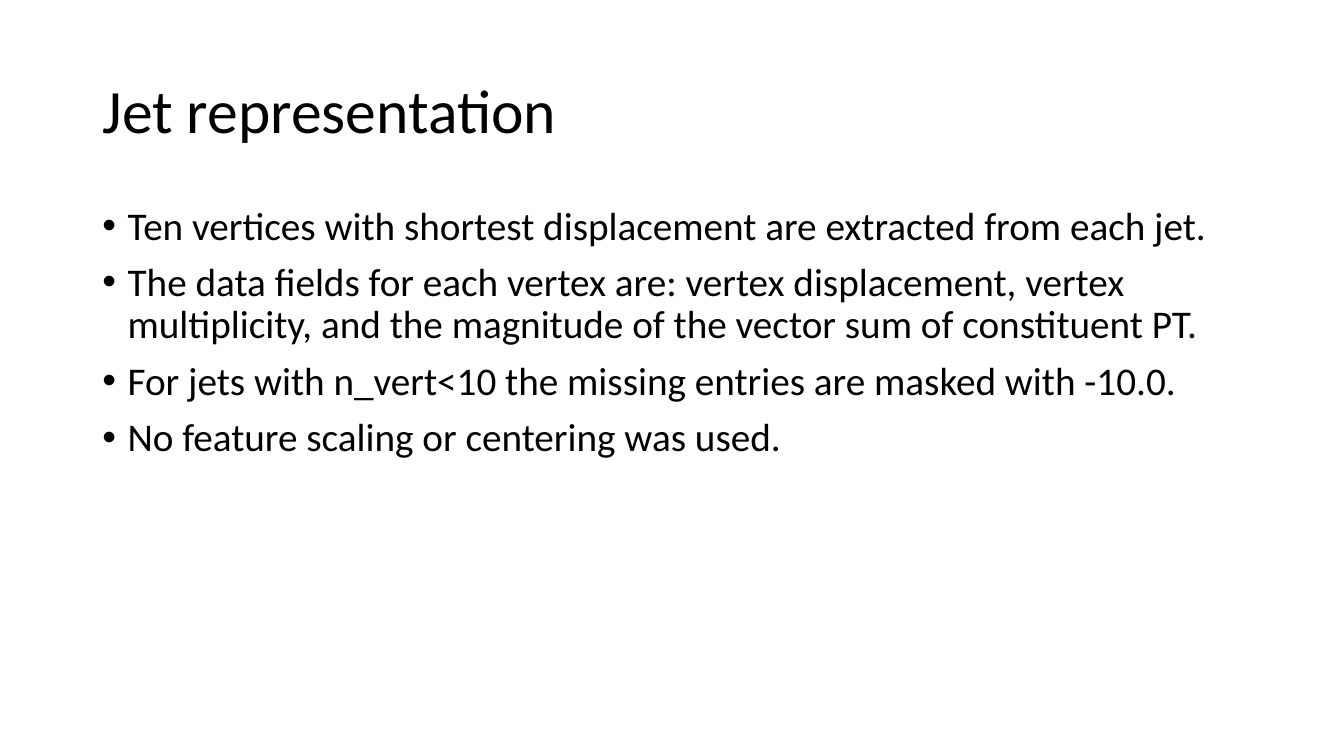
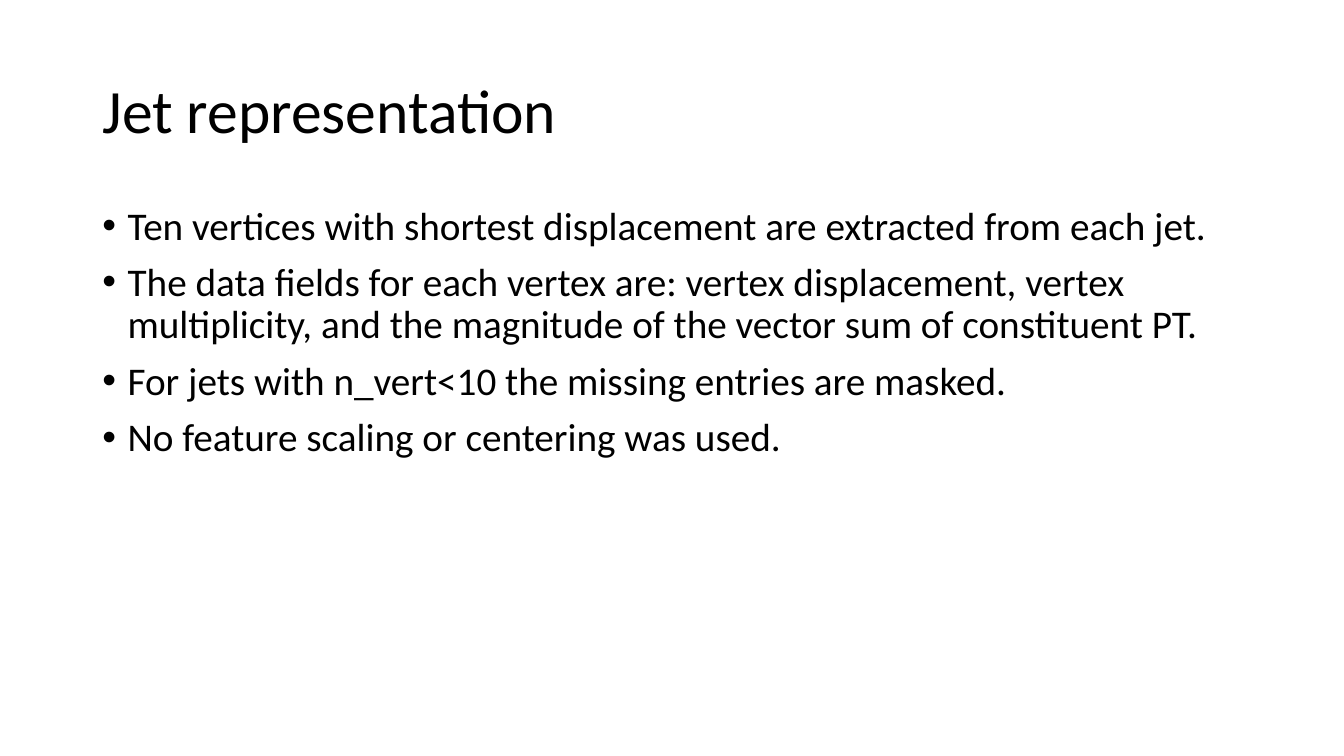
Before and after one commit to noamwunch/displaced_tracks, a slide deck: slide 2 of Analysis/RAVE/Vertex level LSTM/Vertex level LSTM.pptx. Drawn at 1344x756 pixels with LibreOffice and Linux fonts; fonts in the diff are those of the drawing. Boxes give left, top, right and bottom in pixels: in the first picture for what was removed or moved away, otherwise in the second. Text is boxed around its words. In the diff, an @@ line names an element or a change of style, - is before the commit and + after.

```diff
--- a/Analysis/RAVE/Vertex level LSTM/Vertex level LSTM.pptx
+++ b/Analysis/RAVE/Vertex level LSTM/Vertex level LSTM.pptx
@@ text at <box>128,367,1006,402</box>: text changed @@
-• For jets with n_vert<10 the missing entries are masked with -10.0.
+• For jets with n_vert<10 the missing entries are masked.
```
Also in this commit, not shown: 3 other files.
